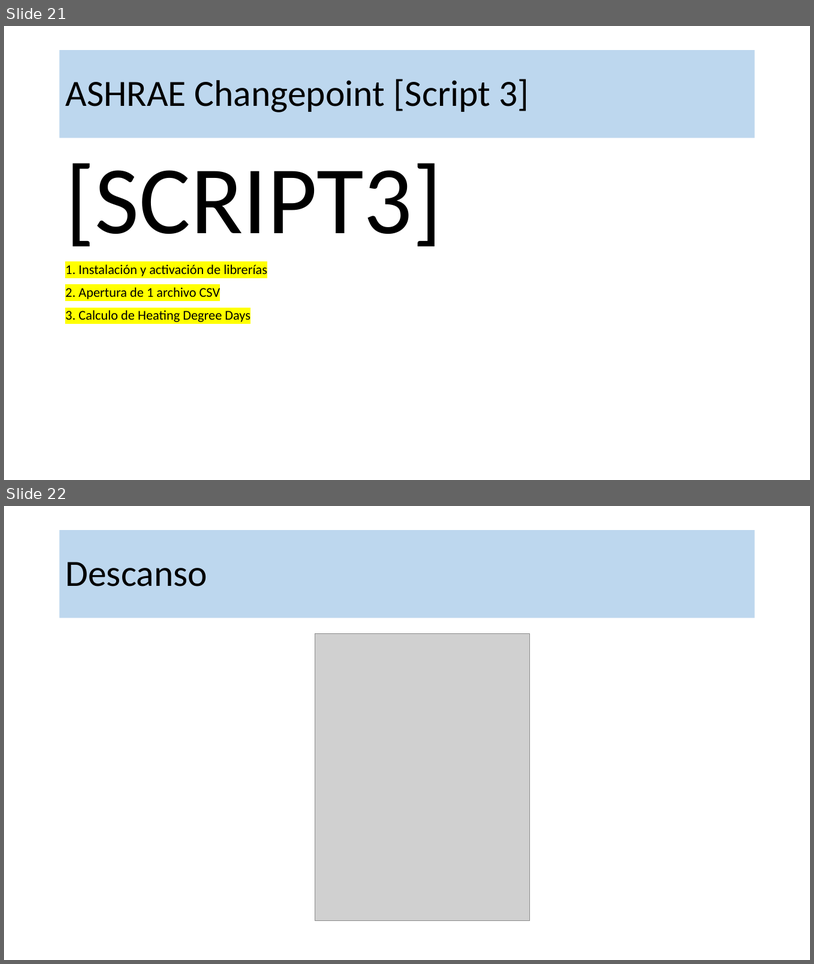
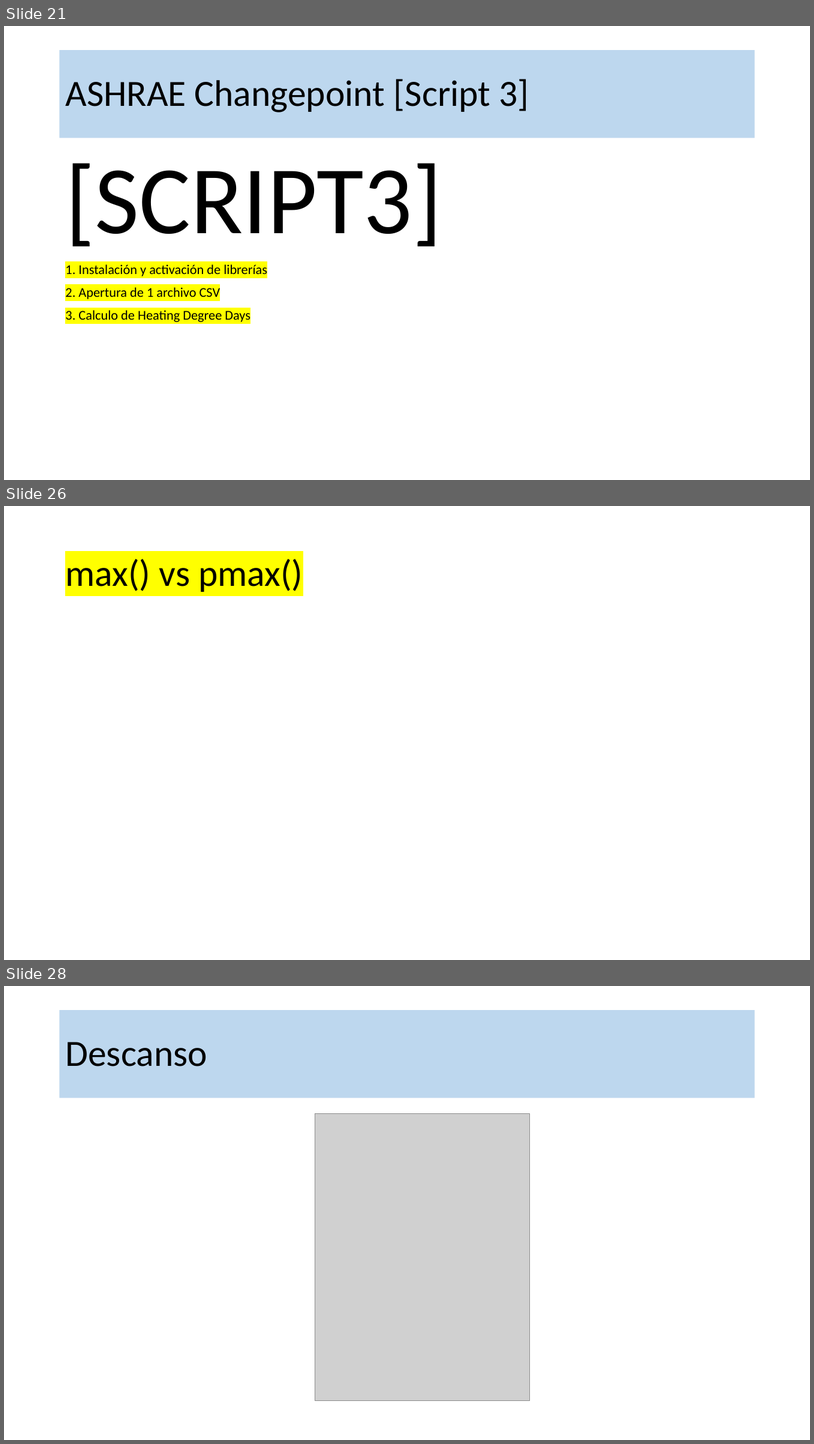
Before and after one commit to robgaray/PhD_Course_Practice_03, a slide deck: 3_Presentations/Sesion_3_Practica.pptx. Shown one above the other, each under a label of ours: slides 21 and 22 before the commit, slides 21, 26 and 28 after it; the slides between them are not shown. The pictures are 814x964 and 814x1444 pixels, drawn with LibreOffice and Linux fonts; fonts in the diff are those of the drawing; grey boxes stand for pictures; background and template pictures are left out. Boxes give left, top, right and bottom in pixels: in the first picture for what was removed or moved away, otherwise in the second. Text is boxed around its words. In the diff, an @@ line names an element or a change of style, - is before the commit and + after.

```diff
--- a/3_Presentations/Sesion_3_Practica.pptx
+++ b/3_Presentations/Sesion_3_Practica.pptx
@@ slide 26 added at (x1=4, y1=506, x2=810, y2=960), background #FFFFFF @@
@@ title added at (x1=65, y1=559, x2=303, y2=592), 44 pt, text #000000 @@
+max() vs pmax()
@@ what was slide 22 is now slide 28 @@
```
Also in this commit, not shown: 1 slide changed, 5 other slides added, 1 other file.
